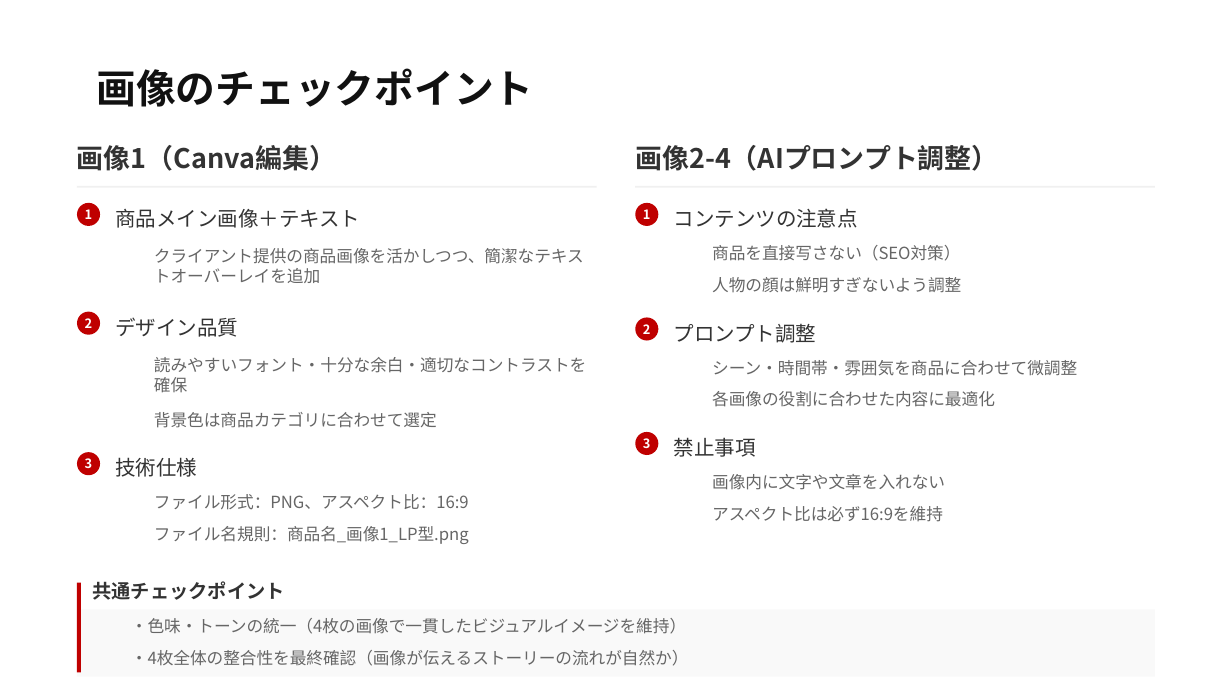
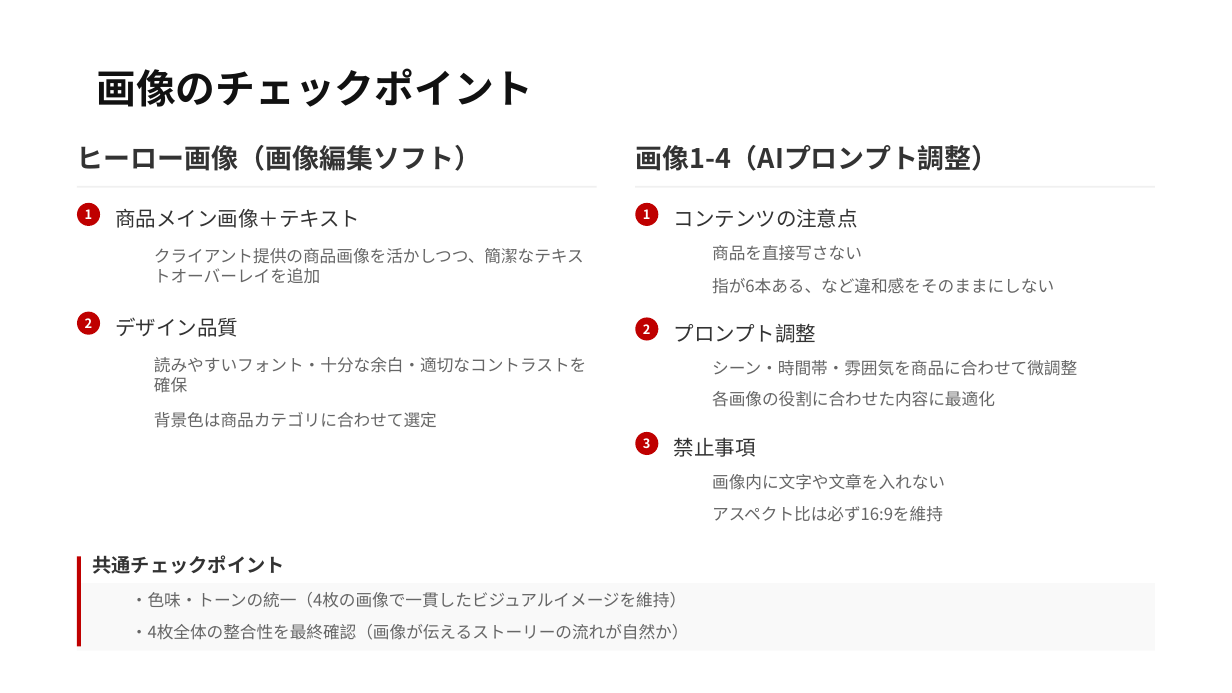
Before and after one commit to yuichao0404/LP, a slide deck: slide 5 of workshops/20251025/20251025_LP作成ワーカー作業マニュアル.pptx. Drawn at 1232x693 pixels with LibreOffice and Linux fonts; fonts in the diff are those of the drawing. Boxes give left, top, right and bottom in pixels: in the first picture for what was removed or moved away, otherwise in the second. Text is boxed around its words. In the diff, an @@ line names an element or a change of style, - is before the commit and + after.

Commit message:
プロンプト改善: 文字数制限強化、ヒーロー画像テキスト提案機能追加、セクション名を顧客向けに変更、人間味指摘プロンプト改善

```diff
--- a/workshops/20251025/20251025_LP作成ワーカー作業マニュアル.pptx
+++ b/workshops/20251025/20251025_LP作成ワーカー作業マニュアル.pptx
@@ text at (x1=77, y1=145, x2=481, y2=171): text changed @@
-画像1（Canva編集）
+ヒーロー画像（画像編集ソフト）
@@ text at (x1=635, y1=145, x2=999, y2=171): text changed @@
-画像2-4（AIプロンプト調整）
+画像1-4（AIプロンプト調整）
@@ text at (x1=712, y1=245, x2=862, y2=261): text changed @@
-商品を直接写さない（SEO対策）
+商品を直接写さない
@@ text at (x1=712, y1=278, x2=1054, y2=294): text changed @@
-人物の顔は鮮明すぎないよう調整
+指が6本ある、など違和感をそのままにしない
@@ ellipse removed at (x1=77, y1=452, x2=100, y2=475) @@
@@ text removed at (x1=85, y1=458, x2=93, y2=468) @@
-3
@@ text removed at (x1=115, y1=457, x2=197, y2=477) @@
-技術仕様
@@ text removed at (x1=154, y1=494, x2=469, y2=510) @@
-ファイル形式：PNG、アスペクト比：16:9
@@ text removed at (x1=154, y1=526, x2=469, y2=544) @@
-ファイル名規則：商品名_画像1_LP型.png
@@ 3 texts, 2 rectangles moved together from (x1=77, y1=581, x2=1155, y2=677) to (x1=77, y1=555, x2=1155, y2=651) @@
```
Also in this commit, not shown: 2 other slides changed, 1 slide added, 17 other files.
